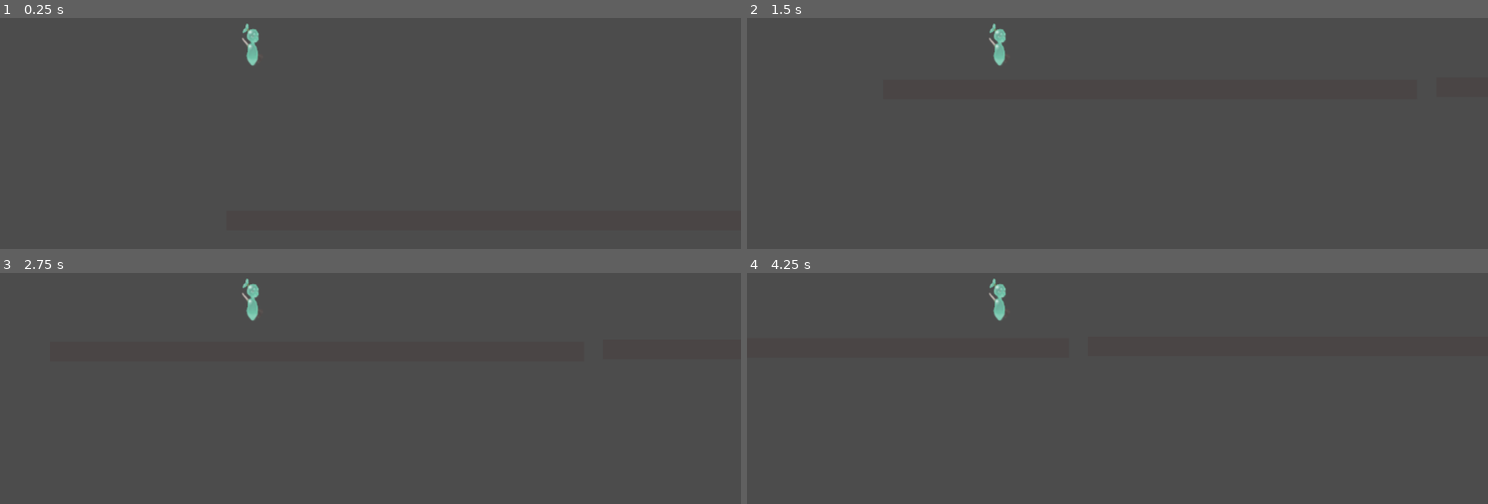
Above: before the commit, frames 1-4 (two rows, left to right).
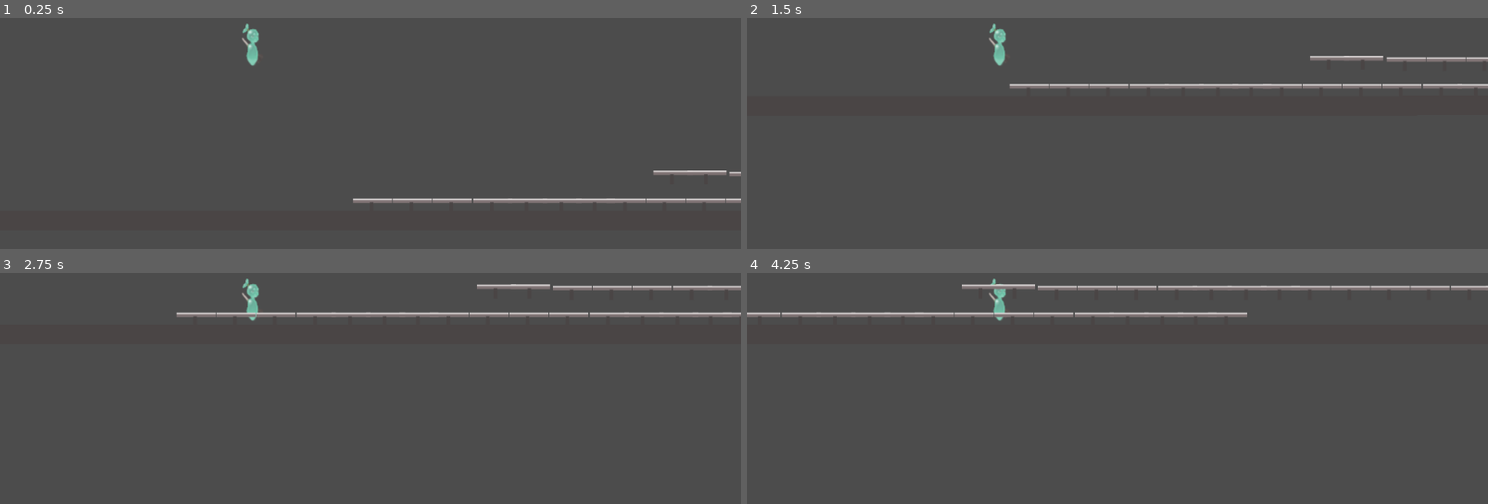
Above: after the commit, the same moments.

Repository: punchcafe/girls-on-wheels-godot
Game: Godot game, scene res://GameDemo.tscn
Two runs of this game, one before a commit and one after it. Both use one fixed random seed, a clock stepped at 60 frames per second and the inputs below. The project has no main scene, so this scene is started directly.
Inputs:
- Up to frame 1 (0.25 s): no input
- Up to frame 2 (1.5 s): tap Enter at 0.5 s; hold Right (ui_right) 0.53-1.28 s; hold Space (ollie_button) 0.53-1.28 s; hold Left (ui_left) from 1.28 s (still down); tap Space (ollie_button) at 1.35 s
- Up to frame 3 (2.75 s): release Left (ui_left) at 2.03 s; hold Right (ui_right) from 2.03 s (still down); hold Space (ollie_button) from 2.03 s (still down)
- Up to frame 4 (4.25 s): release Space (ollie_button) at 2.78 s; tap Space (ollie_button) at 2.85 s; release Right (ui_right) at 3.53 s; hold Left (ui_left) from 3.53 s (still down); hold Space (ollie_button) from 3.53 s (still down)

The runs differ from the first frame. In frame 1, 1.2% of the frame differs, in the area x 47-100%, y 66-80%; in frame 2, 1.8%; in frame 3, 2.5%; in frame 4, 3.0%, in the area x 0-100%, y 4-20%.

Commit message:
:sparkles: add grinding functionality

Diff:
--- a/GameDemo.tscn
+++ b/GameDemo.tscn
@@ -1,14 +1,126 @@
-[gd_scene load_steps=3 format=2]
+[gd_scene load_steps=4 format=2]
 
 [ext_resource path="res://Floor.tscn" type="PackedScene" id=1]
 [ext_resource path="res://Skater.tscn" type="PackedScene" id=2]
+[ext_resource path="res://Rail.tscn" type="PackedScene" id=3]
 
 [node name="Node2D" type="Node2D"]
 
 [node name="Floor" parent="." instance=ExtResource( 1 )]
 position = Vector2( 369.843, 281.842 )
 
+[node name="Floor3" parent="." instance=ExtResource( 1 )]
+position = Vector2( -318.494, 281.842 )
+
 [node name="Floor2" parent="." instance=ExtResource( 1 )]
-position = Vector2( 1134.5, 279.464 )
+position = Vector2( 1085.01, 280.878 )
+
+[node name="Floor4" parent="." instance=ExtResource( 1 )]
+position = Vector2( 1644.4, 280.878 )
 
 [node name="Node2D" parent="." instance=ExtResource( 2 )]
+
+[node name="Rail" parent="." instance=ExtResource( 3 )]
+position = Vector2( 175.129, 254.504 )
+
+[node name="Rail2" parent="." instance=ExtResource( 3 )]
+position = Vector2( 230.129, 254.504 )
+
+[node name="Rail3" parent="." instance=ExtResource( 3 )]
+position = Vector2( 285.129, 254.504 )
+
+[node name="Rail4" parent="." instance=ExtResource( 3 )]
+position = Vector2( 341.129, 254.504 )
+
+[node name="Rail5" parent="." instance=ExtResource( 3 )]
+position = Vector2( 389.129, 254.504 )
+
+[node name="Rail6" parent="." instance=ExtResource( 3 )]
+position = Vector2( 437.129, 254.504 )
+
+[node name="Rail7" parent="." instance=ExtResource( 3 )]
+position = Vector2( 483.129, 254.504 )
+
+[node name="Rail8" parent="." instance=ExtResource( 3 )]
+position = Vector2( 525.129, 254.504 )
+
+[node name="Rail12" parent="." instance=ExtResource( 3 )]
+position = Vector2( 579.594, 254.504 )
+
+[node name="Rail13" parent="." instance=ExtResource( 3 )]
+position = Vector2( 634.594, 254.504 )
+
+[node name="Rail14" parent="." instance=ExtResource( 3 )]
+position = Vector2( 689.594, 254.504 )
+
+[node name="Rail15" parent="." instance=ExtResource( 3 )]
+position = Vector2( 745.594, 254.504 )
+
+[node name="Rail16" parent="." instance=ExtResource( 3 )]
+position = Vector2( 793.594, 254.504 )
+
+[node name="Rail17" parent="." instance=ExtResource( 3 )]
+position = Vector2( 841.594, 254.504 )
+
+[node name="Rail18" parent="." instance=ExtResource( 3 )]
+position = Vector2( 887.594, 254.504 )
+
+[node name="Rail19" parent="." instance=ExtResource( 3 )]
+position = Vector2( 929.594, 254.504 )
+
+[node name="Rail20" parent="." instance=ExtResource( 3 )]
+position = Vector2( 695.325, 217.423 )
+
+[node name="Rail21" parent="." instance=ExtResource( 3 )]
+position = Vector2( 750.325, 217.423 )
+
+[node name="Rail22" parent="." instance=ExtResource( 3 )]
+position = Vector2( 805.325, 217.423 )
+
+[node name="Rail23" parent="." instance=ExtResource( 3 )]
+position = Vector2( 861.325, 217.423 )
+
+[node name="Rail24" parent="." instance=ExtResource( 3 )]
+position = Vector2( 909.325, 217.423 )
+
+[node name="Rail25" parent="." instance=ExtResource( 3 )]
+position = Vector2( 957.325, 217.423 )
+
+[node name="Rail26" parent="." instance=ExtResource( 3 )]
+position = Vector2( 1003.33, 217.423 )
+
+[node name="Rail27" parent="." instance=ExtResource( 3 )]
+position = Vector2( 1045.33, 217.423 )
+
+[node name="Rail28" parent="." instance=ExtResource( 3 )]
+position = Vector2( 1099.79, 217.423 )
+
+[node name="Rail29" parent="." instance=ExtResource( 3 )]
+position = Vector2( 1154.79, 217.423 )
+
+[node name="Rail30" parent="." instance=ExtResource( 3 )]
+position = Vector2( 1209.79, 217.423 )
+
+[node name="Rail31" parent="." instance=ExtResource( 3 )]
+position = Vector2( 1265.79, 217.423 )
+
+[node name="Rail32" parent="." instance=ExtResource( 3 )]
+position = Vector2( 1313.79, 217.423 )
+
+[node name="Rail33" parent="." instance=ExtResource( 3 )]
+position = Vector2( 1361.79, 217.423 )
+
+[node name="Rail34" parent="." instance=ExtResource( 3 )]
+position = Vector2( 1407.79, 217.423 )
+
+[node name="Rail35" parent="." instance=ExtResource( 3 )]
+position = Vector2( 1449.79, 217.423 )
+
+[node name="Rail9" parent="." instance=ExtResource( 3 )]
+position = Vector2( 590.129, 215.504 )
+
+[node name="Rail10" parent="." instance=ExtResource( 3 )]
+position = Vector2( 637.129, 215.504 )
+
+[node name="Rail11" parent="." instance=ExtResource( 3 )]
+position = Vector2( 637.129, 215.504 )
--- a/Rail.tscn
+++ b/Rail.tscn
@@ -4,15 +4,17 @@
 [ext_resource path="res://RailScript.gd" type="Script" id=2]
 
 [sub_resource type="RectangleShape2D" id=1]
-extents = Vector2( 25.9518, 4.57664 )
+extents = Vector2( 27.0031, 2.84275 )
 
-[node name="Rail" type="KinematicBody2D"]
+[node name="Rail" type="Area2D"]
 script = ExtResource( 2 )
 
 [node name="CollisionShape2D" type="CollisionShape2D" parent="."]
-position = Vector2( 26.4285, 3.30356 )
+position = Vector2( 27.4285, 2.30356 )
 shape = SubResource( 1 )
 
 [node name="rail_sprite" type="Sprite" parent="."]
 position = Vector2( 27.7834, 4.91823 )
 texture = ExtResource( 1 )
+[connection signal="body_entered" from="." to="." method="_on_Rail_body_entered"]
+[connection signal="body_shape_exited" from="." to="." method="_on_Rail_body_shape_exited"]
--- a/RailScript.gd
+++ b/RailScript.gd
@@ -1,4 +1,4 @@
-extends KinematicBody2D
+extends Area2D
 
 
 var railAngle = Vector2(2, 0)
@@ -12,3 +12,22 @@
 # Called every frame. 'delta' is the elapsed time since the previous frame.
 #func _process(delta):
 #	pass
+
+
+func _on_Rail_body_entered(body):
+	if(body.grindingRail != null && body.grindingRail != self):
+		# Skater has come from other rail
+		body.grindingRail = self
+	elif Input.is_action_pressed("ollie_button"):
+		print ("you're going to grind!")
+		body.grindingRail = self
+
+	pass # Replace with function body.
+
+
+func _on_Rail_body_shape_exited(body_id, body, body_shape, area_shape):
+	if(body.grindingRail == self):
+		print("bye felicia!")
+		# Avoid doubling
+		body.grindingRail = null
+	pass # Replace with function body.
--- a/SkaterScript.gd
+++ b/SkaterScript.gd
@@ -3,7 +3,7 @@
 var grindVelocityMagnitude := 0
 var grindingRail = null
 var regularVelocity := Vector2(0,0)
-
+var crouched := false
 
 # Called when the node enters the scene tree for the first time.
 func _ready():
@@ -11,12 +11,21 @@
 
 func _physics_process(delta):
 	if(grindingRail):
-		pass
+		grinding_movement(delta)
 	else:
 		regular_movement_strategy(delta)
 
 
-
+func grinding_movement(delta):
+	var velocity = grindingRail.railAngle * regularVelocity.length() * (abs(regularVelocity.x)/regularVelocity.x)
+	if !Input.is_action_pressed("ollie_button"):
+		print("released!")
+		print(crouched)
+		grindingRail = null
+		regularVelocity.y -= 1000
+		regularVelocity.x = velocity.x
+		crouched = false
+	move_and_collide(velocity*delta)
 
 	#velocity = velocity.normalized() * 250
 
@@ -42,17 +51,23 @@
 	pass
 
 func apply_before_collision_input():
+	var maximum = 450 if crouched else 300
 	if Input.is_action_pressed("ui_right"):
-		regularVelocity = increase_x_by_or_clamp(regularVelocity, 5, 300)
+		regularVelocity = increase_x_by_or_clamp(regularVelocity, 5, maximum)
 	elif Input.is_action_pressed("ui_left"):
-		regularVelocity = decrease_x_by_or_clamp(regularVelocity, 5, -300)
+		regularVelocity = decrease_x_by_or_clamp(regularVelocity, 5, -1*maximum)
 	else:
 		regularVelocity = apply_horizontal_friction(regularVelocity)
 
 func apply_after_collision_input(initialCollision):
 	if Input.is_action_pressed("ollie_button"):
-		if(initialCollision && initialCollision.normal.x == 0):
-			regularVelocity.y -= abs(regularVelocity.x * 3)
+		crouched = true
+	else:
+		if(crouched):
+			if(initialCollision && initialCollision.normal.x == 0):
+				#jump
+				regularVelocity.y -= abs(regularVelocity.x * 3)
+		crouched = false
 
 # Called every frame. 'delta' is the elapsed time since the previous frame.
 #func _process(delta):
